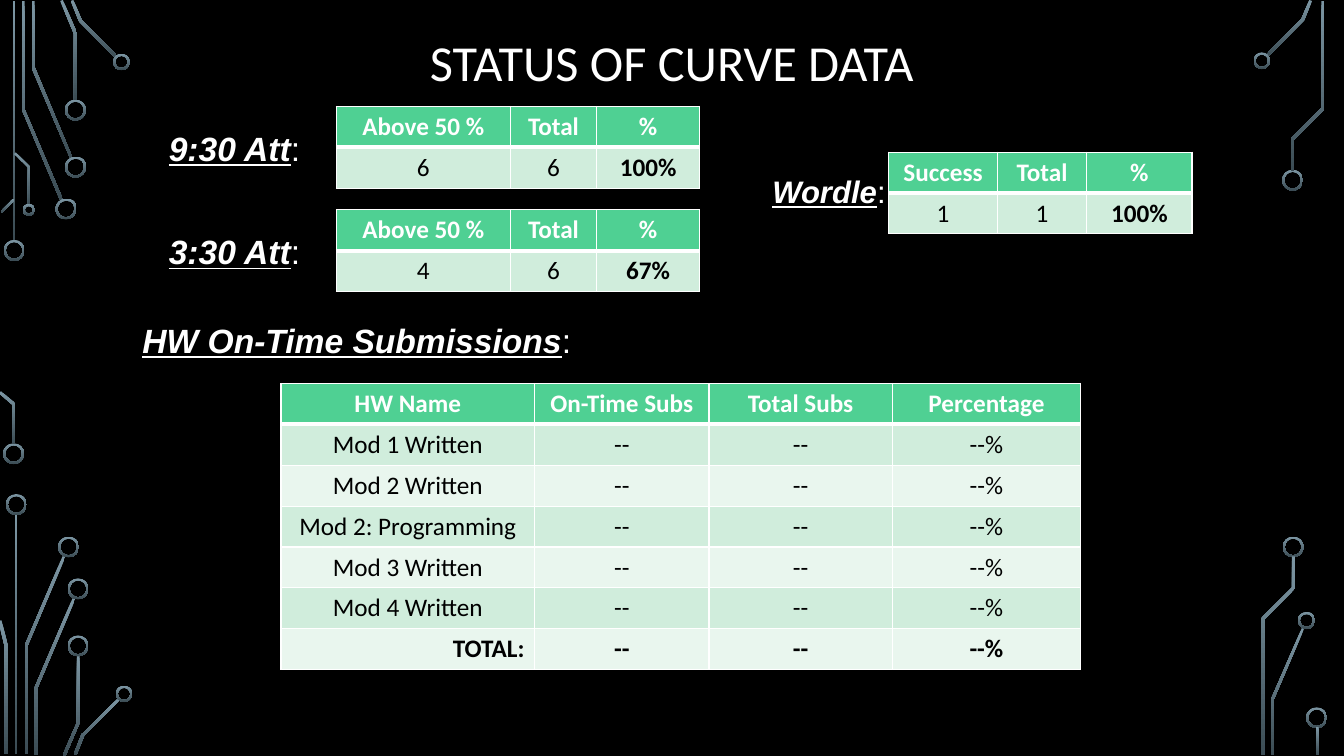
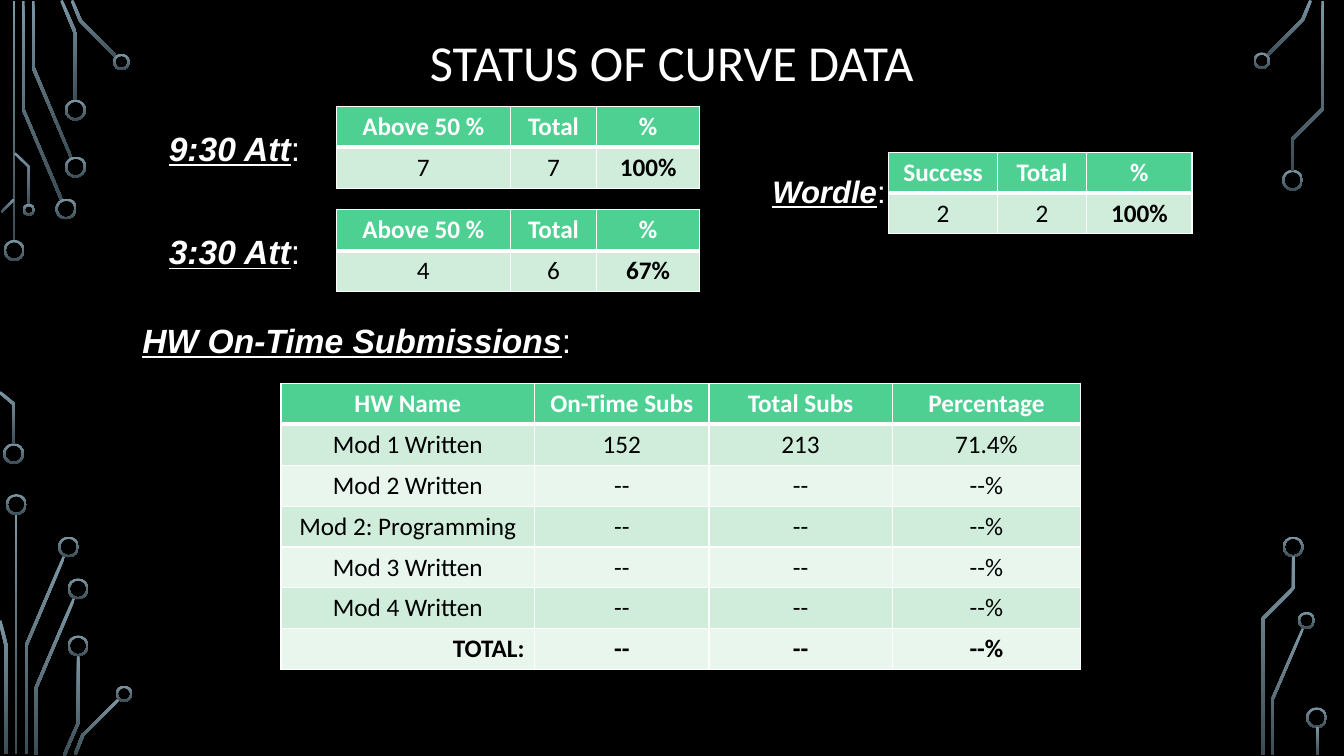
Before and after one commit to markfloryan/dmt2, a slide deck: slide 8 of slides/00-DailyAnnouncements.pptx (slide 7 before the commit). Drawn at 1344x756 pixels with LibreOffice and Linux fonts; fonts in the diff are those of the drawing; background and template pictures are left out. Boxes give left, top, right and bottom in pixels: in the first picture for what was removed or moved away, otherwise in the second. Text is boxed around its words. In the diff, an @@ line names an element or a change of style, - is before the commit and + after.

```diff
--- a/slides/00-DailyAnnouncements.pptx
+++ b/slides/00-DailyAnnouncements.pptx
@@ table at box(337, 107, 700, 189) @@
-row 2, column 1: 6
+row 2, column 1: 7
-row 2, column 2: 6
+row 2, column 2: 7
@@ table at box(889, 152, 1193, 234) @@
-row 2, column 1: 1
+row 2, column 1: 2
-row 2, column 2: 1
+row 2, column 2: 2
@@ table at box(281, 383, 1082, 669) @@
-row 2: Mod 1 Written | -- | -- | --%
+row 2: Mod 1 Written | 152 | 213 | 71.4%
```
Also in this commit, not shown: 1 slide added, 1 other file.
